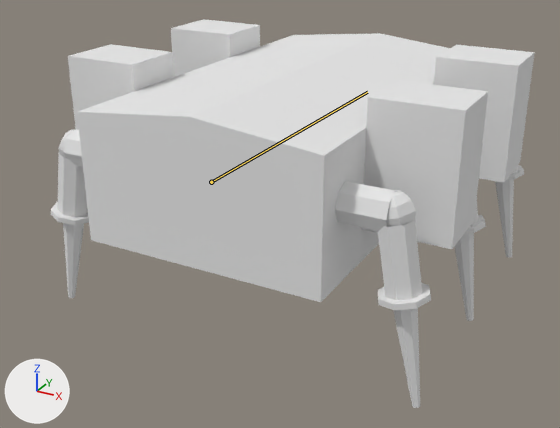
The Blender file Assets/Models/Transformer/transformer.blend: old version first, new version second.
Camera for both pictures: a 50 mm camera at (7.84, -15.45, 9.28) aimed at (-0.09, -1.04, 2.08). Lighting does not change. The marker at lower left points along +X, +Y and +Z. The bones that change are drawn over the model as lines.

Objects in the first picture: 'Body'.
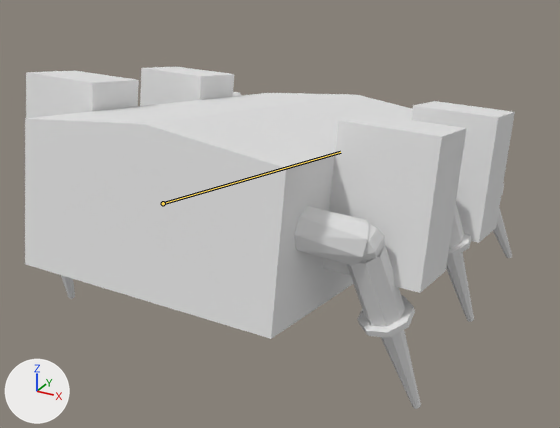
The newer file adds an action. The first version stands in its rest pose; the second is drawn at frame 7 of the action 'hit'.

Location of each change, [x1, y1, x2, y2] in pixels of the pictures (560 x 428 px):
'Body', posed (12% shorter)
    before: [51, 19, 535, 408]
    after: [25, 67, 515, 409]
bone 'Backbone', root to tip
    before: (211, 182) to (367, 92)
    after: (163, 203) to (340, 152)

The change in detail:
Bone 'Backbone' (bone_backbone) moves from (0.0, 0.0, 0.0) to (0.0, -1.53, 0.12).
Bone 'Backbone' (bone_backbone) turns from (0, 0, 0) to (-10, 0, 0) degrees about its own x, y and z.
